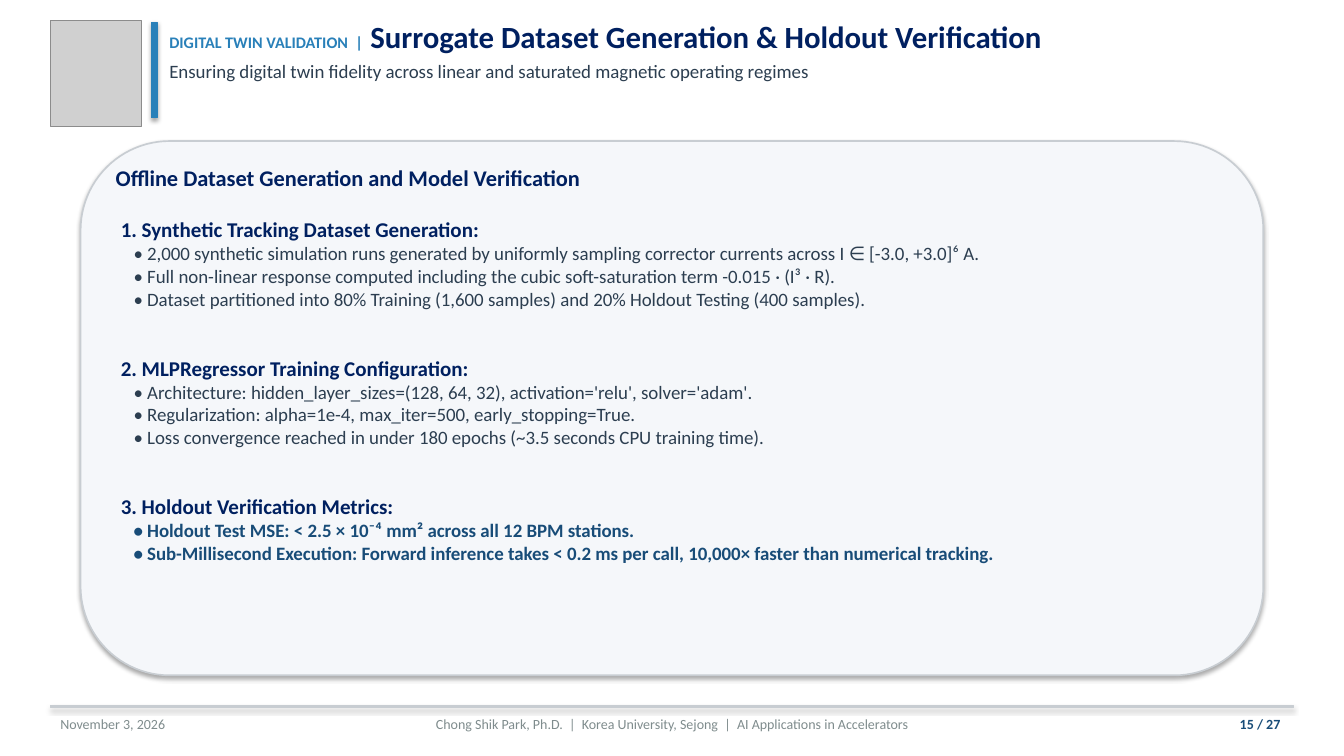
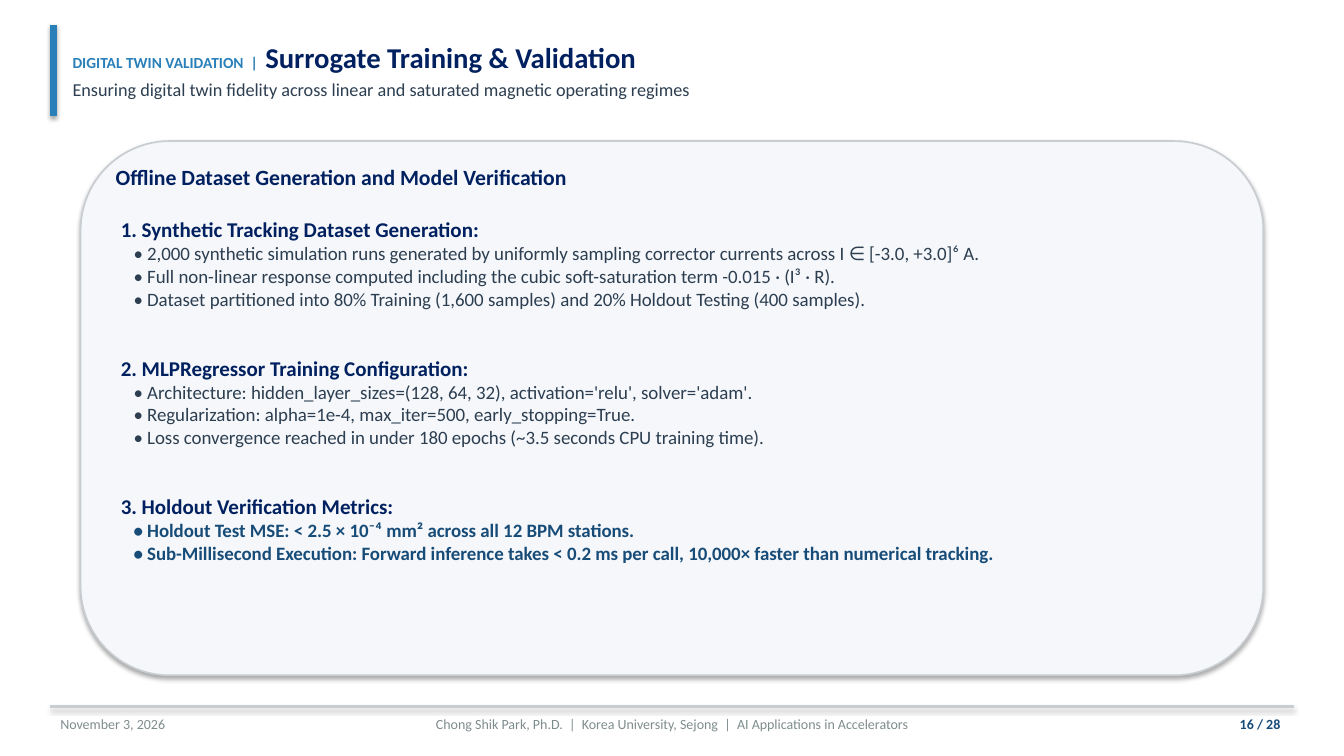
Before and after one commit to cspark7701/ai4acc-mini-hackathon, a slide deck: slide 16 of presentations/Lecture_1_AI_ML_Foundations_and_Control.pptx (slide 15 before the commit). Drawn at 1344x756 pixels with LibreOffice and Linux fonts; fonts in the diff are those of the drawing; grey boxes stand for pictures. Boxes give left, top, right and bottom in pixels: in the first picture for what was removed or moved away, otherwise in the second. Text is boxed around its words. In the diff, an @@ line names an element or a change of style, - is before the commit and + after.

Commit message:
Refine Lecture 1 presentation layout, typography, and content
Implement six presentation design enhancements requested by user. Adjust title slide font size to fit on a single unwrapped line and scale the Korea University logo to 0.95 inches. Vertically center slide titles and subtitles with the blue accent bar, shortening titles to prevent line wrapping across all slides. Add dedicated slides explaining all major activation functions (ReLU, Leaky ReLU, GELU, Sigmoid, Tanh, Linear) and optimization algorithms (SGD, Momentum, AdaGrad, RMSProp, Adam, AdamW, L-BFGS-B). Resize and position MLP, RL, and trajectory schematics with clean margins to eliminate text box overlap. Format the Tested Benchmark Leaderboard as a structured 7-column table with zero text wrapping. Recompile 28-page PDF presentation via pdflatex.

Files:
 M  presentations/Lecture_1_AI_ML_Foundations_and_Control.pdf
 M  presentations/Lecture_1_AI_ML_Foundations_and_Control.pptx
 M  presentations/Lecture_1_AI_ML_Foundations_and_Control.tex
 M  scripts/build_lecture_1_pptx.py

```diff
--- a/presentations/Lecture_1_AI_ML_Foundations_and_Control.pptx
+++ b/presentations/Lecture_1_AI_ML_Foundations_and_Control.pptx
@@ rectangle resized from (x1=151, y1=22, x2=157, y2=118) to (x1=50, y1=25, x2=56, y2=116) @@
@@ picture removed at (x1=50, y1=20, x2=141, y2=126) @@
@@ text "DIGITAL TWIN VALIDATION | Surrogate ..." moved from (x1=169, y1=26, x2=1041, y2=82) to (x1=73, y1=48, x2=690, y2=99) @@
@@ text "DIGITAL TWIN VALIDATION | Surrogate ..." at (x1=73, y1=48, x2=690, y2=99): vertical alignment top to middle @@
@@ text at (x1=73, y1=48, x2=635, y2=73): text changed; size 22 to 20.5 pt @@
-DIGITAL TWIN VALIDATION | Surrogate Dataset Generation & Holdout Verification
+DIGITAL TWIN VALIDATION | Surrogate Training & Validation
@@ text at (x1=73, y1=83, x2=690, y2=99): size 13.5 to 13 pt in "Ensuring digital twin fidelity across linear and ..." @@
@@ text "Offline Dataset Generation and Model ..." at (x1=116, y1=169, x2=566, y2=185): size 16 to 15.5 pt @@
@@ text at (x1=1240, y1=719, x2=1280, y2=729): text changed @@
-15 / 27
+16 / 28
```
Also in this commit, not shown: 25 other slides changed, 2 slides added, 1 slide removed, 3 other files.
